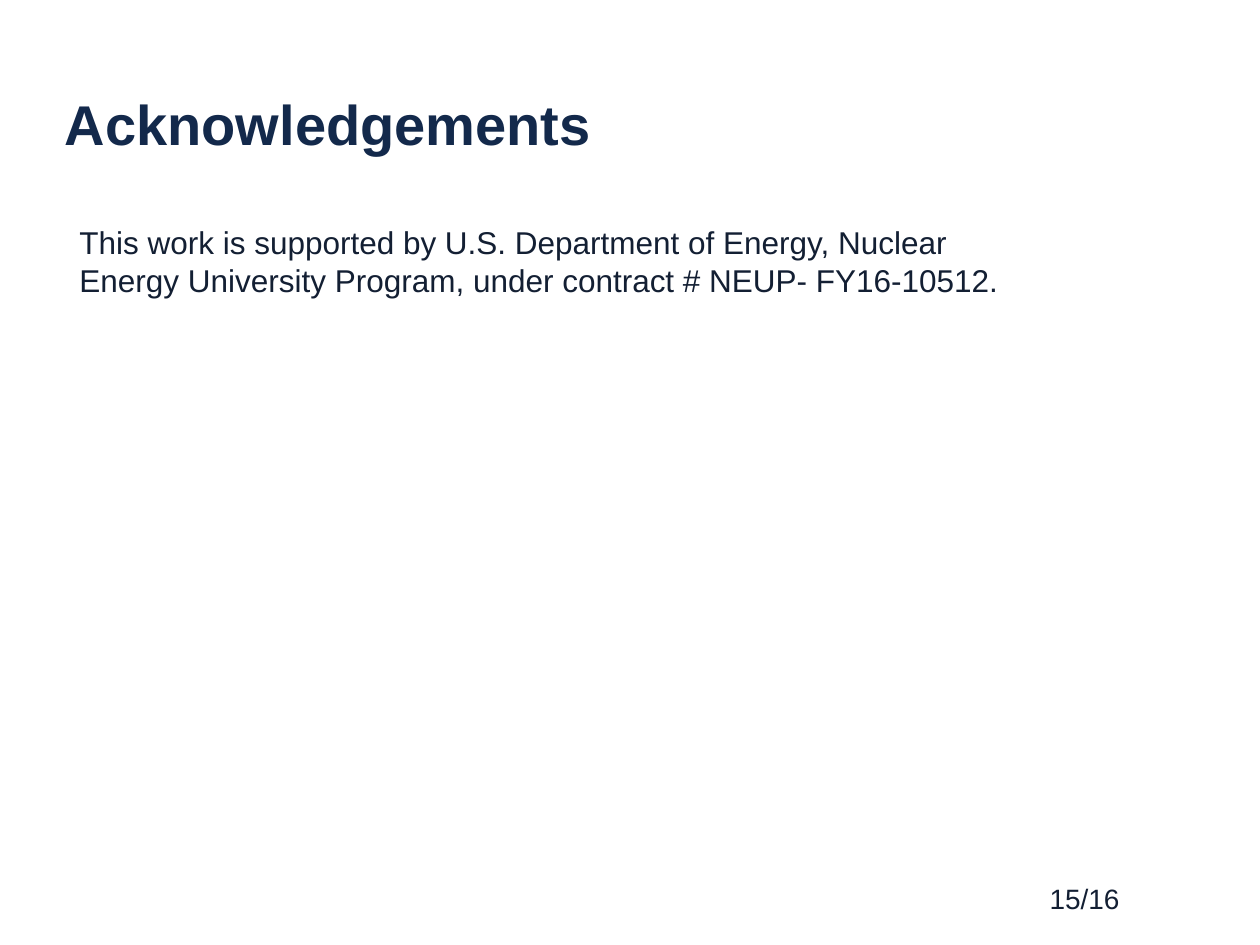
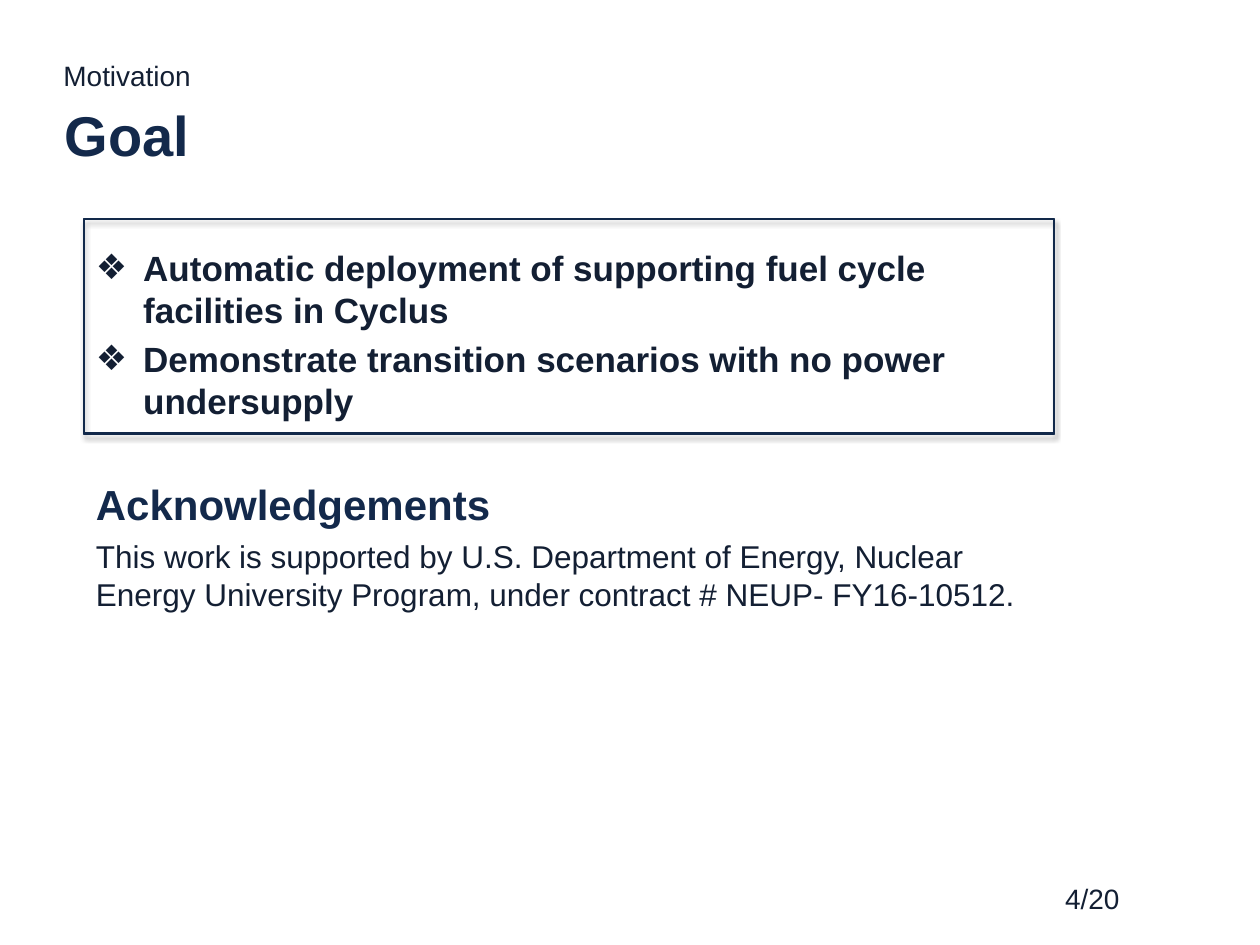
Before and after one commit to gwenchee/2019-chee-twofcs, a slide deck: slide 4 of pres/2019-chee-twofcs-pres.pptx (slide 15 before the commit). Drawn at 1260x945 pixels with LibreOffice and Linux fonts; fonts in the diff are those of the drawing; background and template pictures are left out. Boxes give left, top, right and bottom in pixels: in the first picture for what was removed or moved away, otherwise in the second. Text is boxed around its words. In the diff, an @@ line names an element or a change of style, - is before the commit and + after.

```diff
--- a/pres/2019-chee-twofcs-pres.pptx
+++ b/pres/2019-chee-twofcs-pres.pptx
@@ text added at bbox=[63, 65, 190, 87], 16 pt, text #131F33 @@
+Motivation
@@ title added at bbox=[65, 115, 189, 157], 32 pt, text #13294B, bold @@
+Goal
@@ frame added at bbox=[83, 219, 1053, 435], outline #12294A 0.75 pt @@
@@ text added at bbox=[143, 255, 945, 421], 20 pt, text #131F33, bold @@
+❖ Automatic deployment of supporting fuel cycle facilities in Cyclus
+❖ Demonstrate transition scenarios with no power undersupply
@@ text "Acknowledgements": place and size @@
-text "Acknowledgements" at bbox=[65, 104, 591, 156]
+text "Acknowledgements" at bbox=[96, 489, 490, 529]
@@ text "Acknowledgements" at bbox=[96, 489, 490, 529]: size 32 to 24 pt @@
@@ text "This work is supported by ...": place and size @@
-text "This work is supported by ..." at bbox=[79, 231, 998, 298]
+text "This work is supported by ..." at bbox=[96, 545, 1014, 612]
@@ page number at bbox=[1065, 888, 1119, 910]: text changed @@
-15/16
+4/20
```
Also in this commit, not shown: 9 other slides changed, 5 slides added, 1 slide removed.
